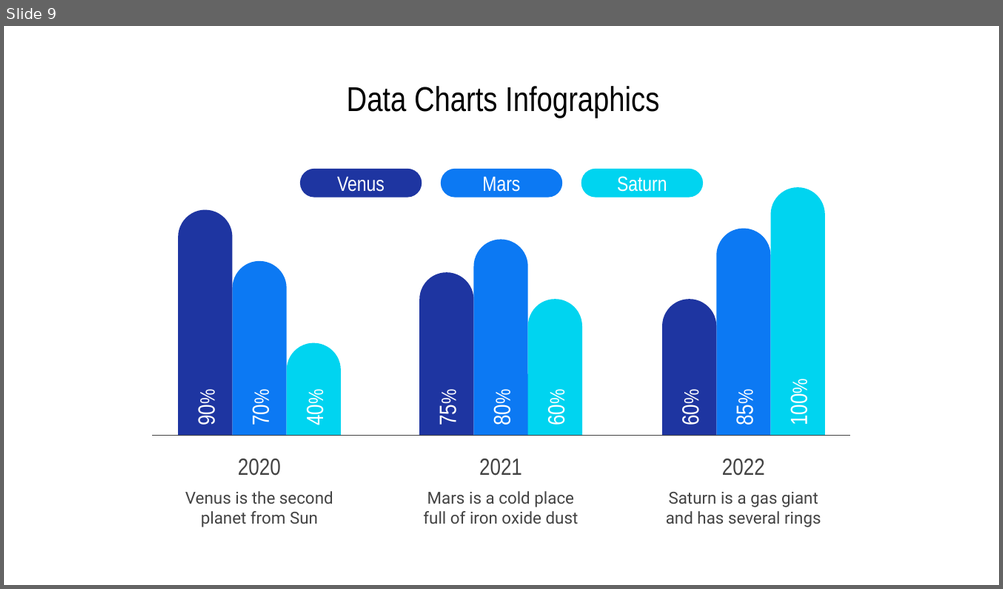
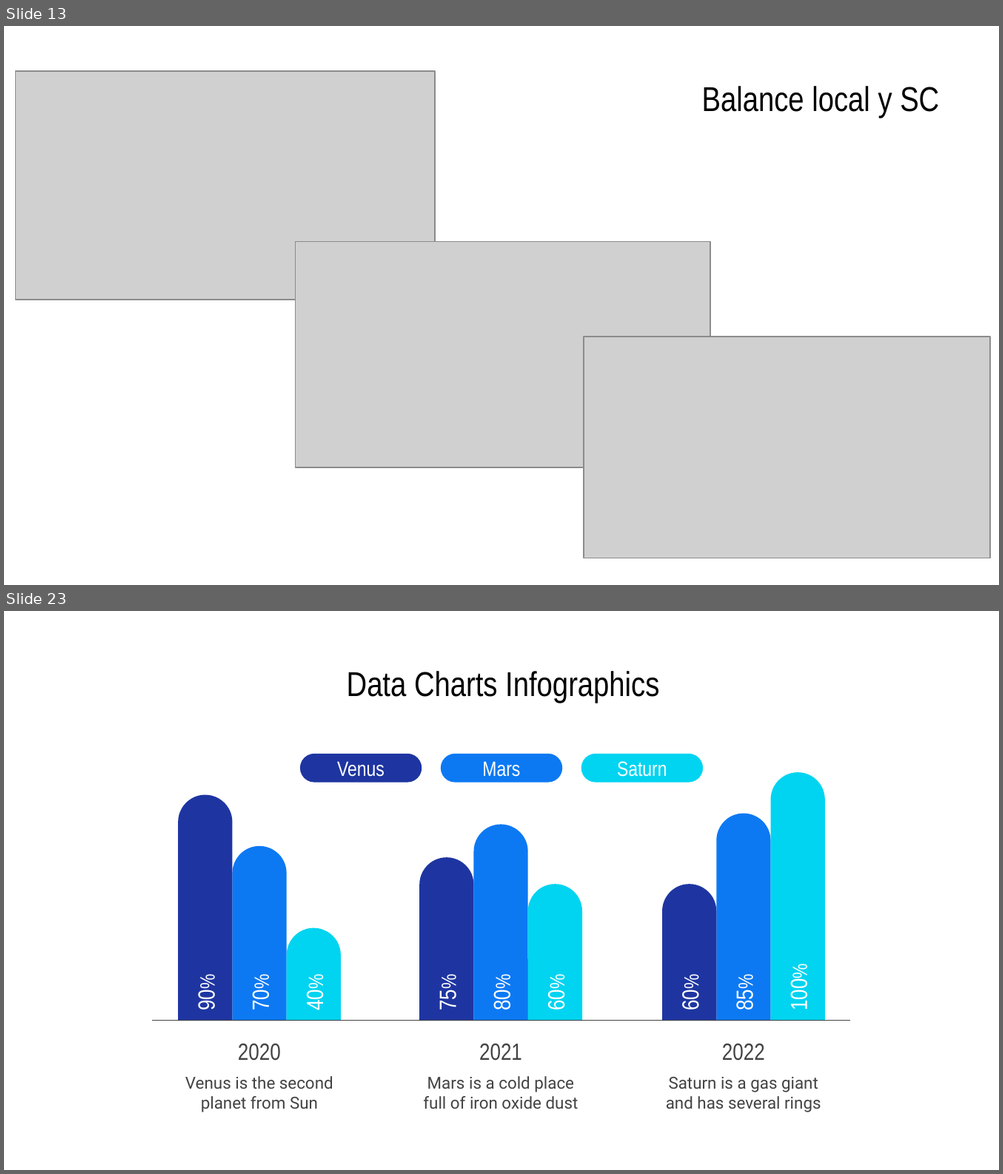
Before and after one commit to anacanoherranz/TFM, a slide deck: plots resumen resultados.pptx. Shown one above the other, each under a label of ours: slide 9 before the commit, slides 13 and 23 after it; the slides between them are not shown. The pictures are 1003x589 and 1003x1174 pixels, drawn with LibreOffice and Linux fonts; fonts in the diff are those of the drawing; grey boxes stand for pictures. Boxes give left, top, right and bottom in pixels: in the first picture for what was removed or moved away, otherwise in the second. Text is boxed around its words. In the diff, an @@ line names an element or a change of style, - is before the commit and + after.

```diff
--- a/plots resumen resultados.pptx
+++ b/plots resumen resultados.pptx
@@ slide 13 added at box(4, 26, 999, 585), background #FFFFFF @@
@@ picture added at box(16, 70, 435, 300) @@
@@ title added at box(702, 86, 939, 118), 25 pt, text #000000 @@
+Balance local y SC
@@ picture added at box(296, 242, 710, 468) @@
@@ picture added at box(584, 336, 990, 558) @@
@@ what was slide 9 is now slide 23 @@
```
Also in this commit, not shown: 1 slide changed, 13 other slides added, 53 other files.
